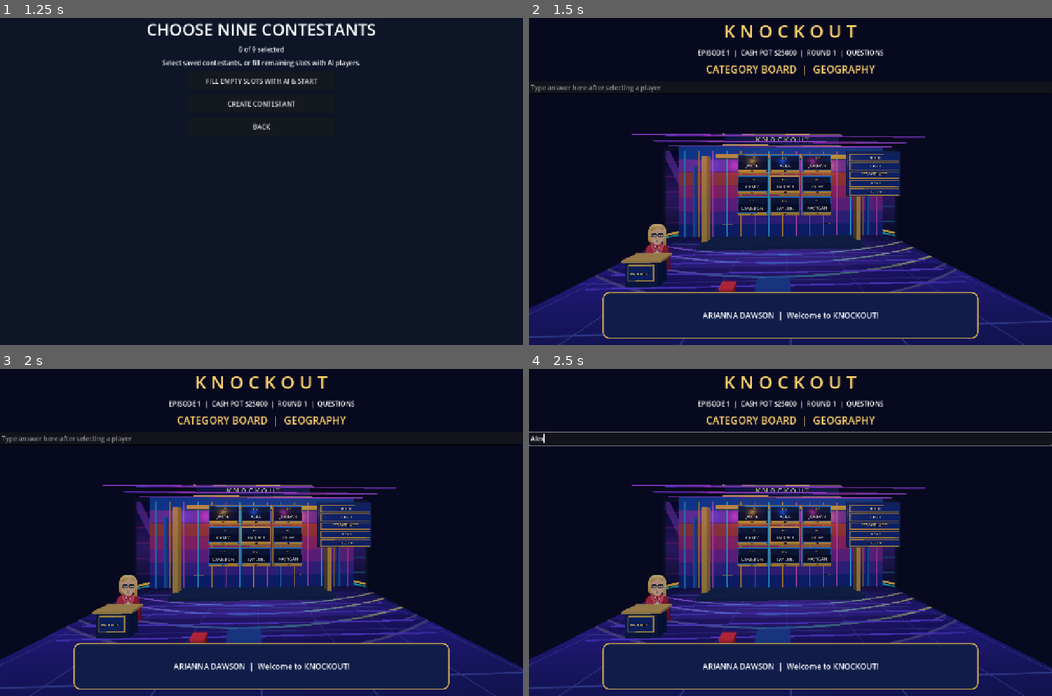
Above: before the commit, frames 1-4 (two rows, left to right).
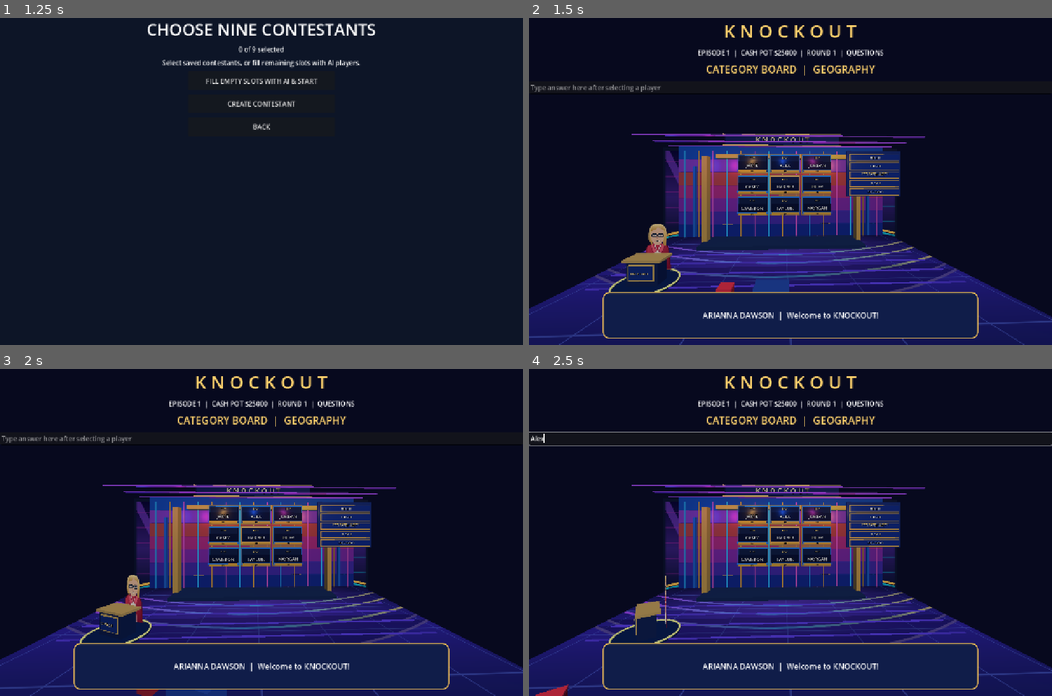
Above: after the commit, the same moments.

Repository: Becksploder2/Knockout
Game: Godot game, scene res://scenes/launcher.tscn
Same seed, same stepped clock (60 frames per second), same inputs: the game is played once before the commit and once after it.
Inputs (mouse positions are in pixels of both pictures, inside the frame that each line leads up to):
- Up to frame 1 (1.25 s): click "PLAY KNOCKOUT" at 0.5 s
- Up to frame 2 (1.5 s): click "FILL EMPTY SLOTS WITH AI & ST…" at 1.25 s
- Up to frame 3 (2 s): no input
- Up to frame 4 (2.5 s): click (790, 437) at 2.02 s; type "Alex" at 2.1 s

Frame 1 is identical in both runs. In frame 2, 0.5% of the frame differs, in the area x 15-50%, y 63-84%; in frame 3, 1.5%; in frame 4, 1.6%, in the area x 1-50%, y 63-100%.

Commit message:
Add rotating Arianna host dais and phase-triggered lectern rotation

Diff:
--- a/Main.gd
+++ b/Main.gd
@@ -114,6 +114,9 @@
 var menu: VBoxContainer
 var studio_view: SubViewportContainer
 var studio_root: Node3D
+var arianna_turntable: Node3D
+var arianna_facing_contestants := false
+var arianna_last_phase := ""
 var ai_clock: float = 0.0
 var human_names: Array = []
 var host_banner: Label
@@ -249,6 +252,7 @@
 
 func _process(delta: float) -> void:
 	update_dialogue(delta)
+	_update_arianna_turntable()
 	if players.size() != 9 or answer_field == null or phase == "question_bank_empty":
 		return
 	if terminator_running:
@@ -1026,6 +1030,38 @@
 		_studio_box(Vector3(0, 12.7, -9.0 + float(truss) * 3.2), Vector3(30, 0.12, 0.20), Color("#ba51ec"))
 	# Refresh 3D nameplates after the stage is constructed.
 	render()
+	# A motorized circular host dais, pivoting around Arianna and her lectern.
+	arianna_turntable = Node3D.new()
+	arianna_turntable.name = "AriannaRotatingPlatform"
+	arianna_turntable.position = Vector3(-10.6, 0.0, 1.8)
+	studio_root.add_child(arianna_turntable)
+	var dais := MeshInstance3D.new()
+	var cylinder := CylinderMesh.new()
+	cylinder.top_radius = 2.25
+	cylinder.bottom_radius = 2.25
+	cylinder.height = 0.22
+	dais.mesh = cylinder
+	dais.position = Vector3(0, 0.02, 0)
+	var dais_mat := StandardMaterial3D.new()
+	dais_mat.albedo_color = Color("#132d69")
+	dais_mat.metallic = 0.65
+	dais_mat.roughness = 0.22
+	dais.material_override = dais_mat
+	arianna_turntable.add_child(dais)
+	var ring := MeshInstance3D.new()
+	var ring_mesh := TorusMesh.new()
+	ring_mesh.inner_radius = 2.14
+	ring_mesh.outer_radius = 2.28
+	ring.mesh = ring_mesh
+	ring.position = Vector3(0, 0.16, 0)
+	var ring_mat := StandardMaterial3D.new()
+	ring_mat.albedo_color = Color("#ffca65")
+	ring_mat.emission_enabled = true
+	ring_mat.emission = Color("#c68c31")
+	ring_mat.emission_energy_multiplier = 1.7
+	ring.material_override = ring_mat
+	arianna_turntable.add_child(ring)
+	var host_nodes_before := studio_root.get_child_count()
 	# Downstage podiums, deliberately separated from the contestant wall.
 	# Arianna's freestanding lectern: tapered body, illuminated front and slanted top.
 	_studio_box(Vector3(-10.6, 0.95, 1.85), Vector3(2.35, 1.9, 1.18), Color("#13234c"))
@@ -1045,6 +1081,15 @@
 	# Arianna Dawson: procedural 3D host avatar, visible behind the left podium.
 	if not _studio_texture_panel("res://knockout_concept_assets/arianna_game.svg", Vector3(-10.6, 2.7, 0.6), Vector2(2.9, 4.3), true):
 		_build_arianna_avatar(Vector3(-10.6, 0.0, 0.6))
+	# Move only the newly created host/lectern pieces onto the turntable.
+	# The scenery and contestant/category displays remain stationary.
+	var host_pieces: Array[Node3D] = []
+	for index in range(host_nodes_before, studio_root.get_child_count()):
+		var child := studio_root.get_child(index)
+		if child is Node3D:
+			host_pieces.append(child)
+	for piece in host_pieces:
+		piece.reparent(arianna_turntable, true)
 	_studio_texture_panel("res://knockout_concept_assets/studio_game.svg", Vector3(0, 6.0, -11.65), Vector2(34.0, 13.0), false)
 
 func _studio_box(pos: Vector3, dimensions: Vector3, color: Color) -> void:
@@ -1178,3 +1223,19 @@
 			dialogue_timer = 0.0
 			dialogue_step = (dialogue_step + 1) % dialogue_parts.size()
 			dialogue_text.text = dialogue_parts[dialogue_step]
+
+func _update_arianna_turntable() -> void:
+	if not is_instance_valid(arianna_turntable):
+		return
+	if phase == arianna_last_phase:
+		return
+	arianna_last_phase = phase
+	# Arianna addresses the camera before play, turns to the board for play,
+	# and returns for the final announcement.
+	var face_players := phase not in ["menu", "intro", "setup", "results", "game_over", "end"]
+	if face_players == arianna_facing_contestants:
+		return
+	arianna_facing_contestants = face_players
+	var tween := create_tween()
+	tween.set_trans(Tween.TRANS_SINE).set_ease(Tween.EASE_IN_OUT)
+	tween.tween_property(arianna_turntable, "rotation:y", deg_to_rad(-90.0 if face_players else 0.0), 2.0)
